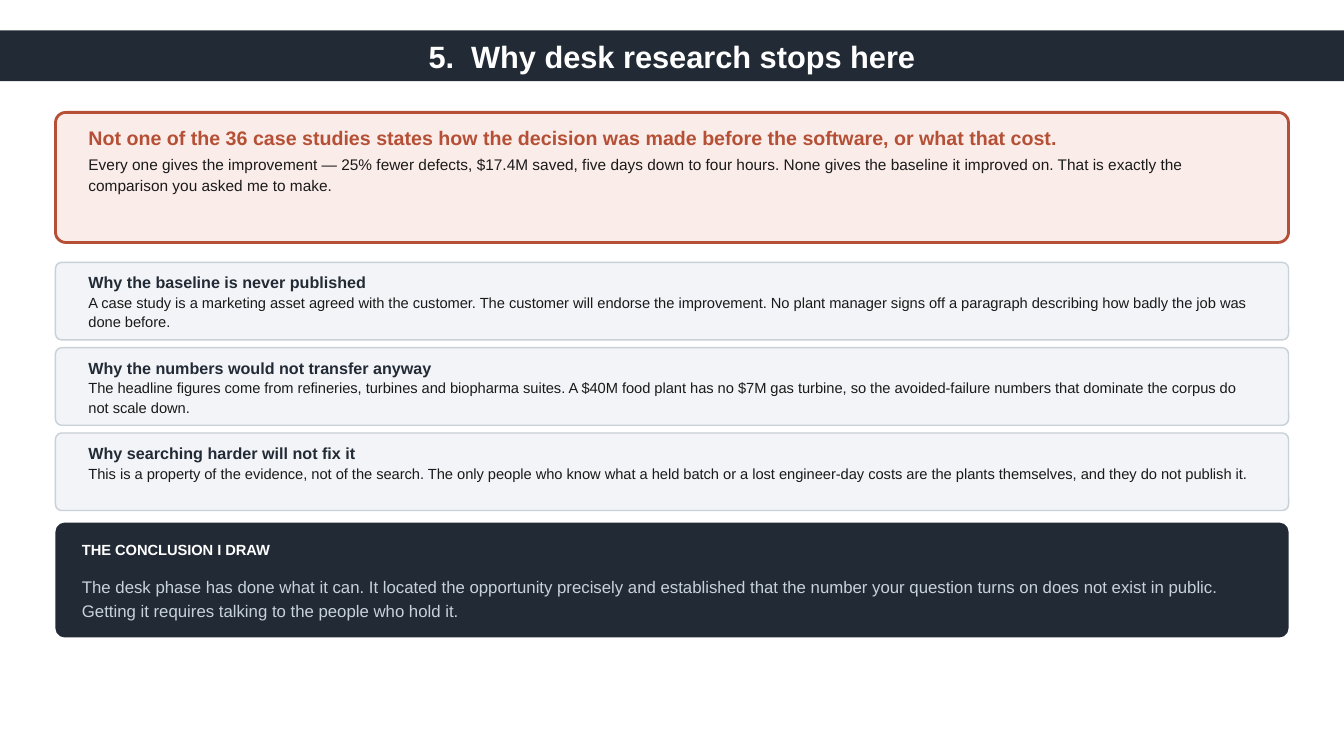
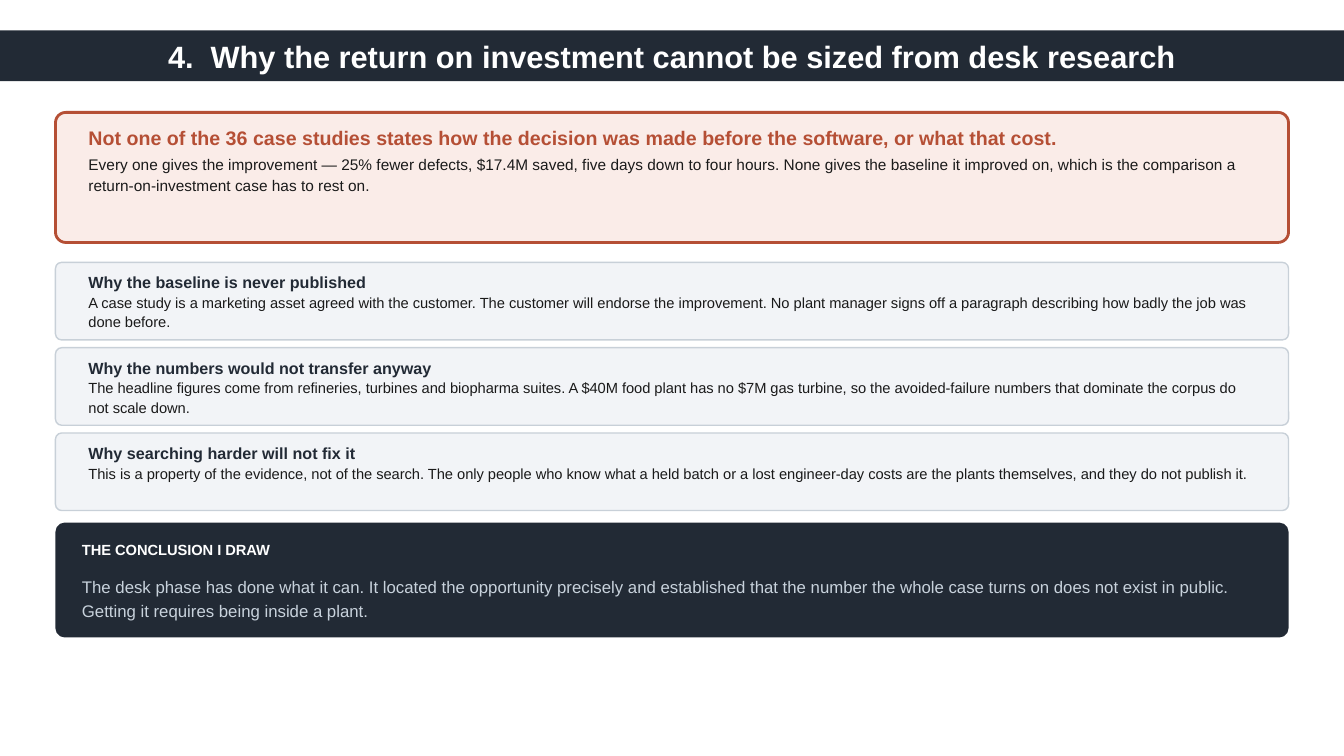
Before and after one commit to theamanmishra/Startup-Research, a slide deck: slide 5 of manu-data-layer/deck/ip-update-2026-09-28.pptx (slide 6 before the commit). Drawn at 1344x756 pixels with LibreOffice and Linux fonts; fonts in the diff are those of the drawing. Boxes give left, top, right and bottom in pixels: in the first picture for what was removed or moved away, otherwise in the second. Text is boxed around its words. In the diff, an @@ line names an element or a change of style, - is before the commit and + after.

```diff
--- a/manu-data-layer/deck/ip-update-2026-09-28.pptx
+++ b/manu-data-layer/deck/ip-update-2026-09-28.pptx
@@ text in rectangle at bbox=[168, 45, 1175, 74]: text changed @@
-5. Why desk research stops here
+4. Why the return on investment cannot be sized from desk research
@@ text at bbox=[88, 158, 1236, 191]: text changed @@
-Every one gives the improvement — 25% fewer defects, $17.4M saved, five days down to four hours. None gives the baseline it improved on. That is exactly the comparison you asked me to make.
+Every one gives the improvement — 25% fewer defects, $17.4M saved, five days down to four hours. None gives the baseline it improved on, which is the comparison a return-on-investment case has to rest on.
@@ text at bbox=[82, 581, 1228, 621]: text changed @@
-The desk phase has done what it can. It located the opportunity precisely and established that the number your question turns on does not exist in public. Getting it requires talking to the people who hold it.
+The desk phase has done what it can. It located the opportunity precisely and established that the number the whole case turns on does not exist in public. Getting it requires being inside a plant.
```
Also in this commit, not shown: 6 other slides changed, 1 slide removed, 2 other files.
